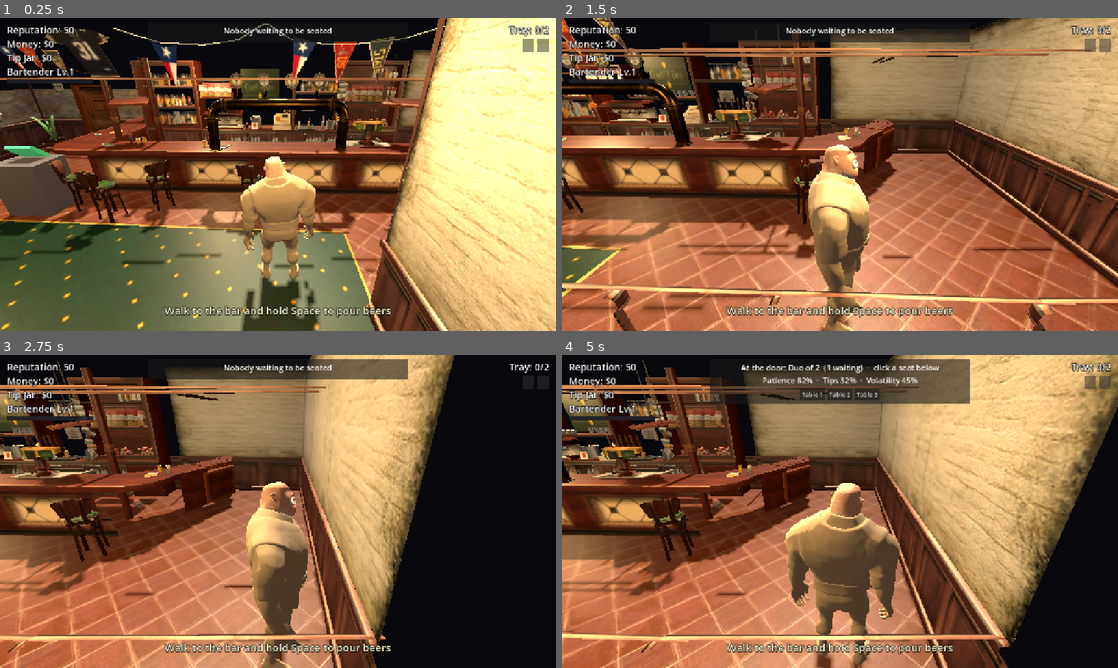
Above: before the commit, frames 1-4 (two rows, left to right).
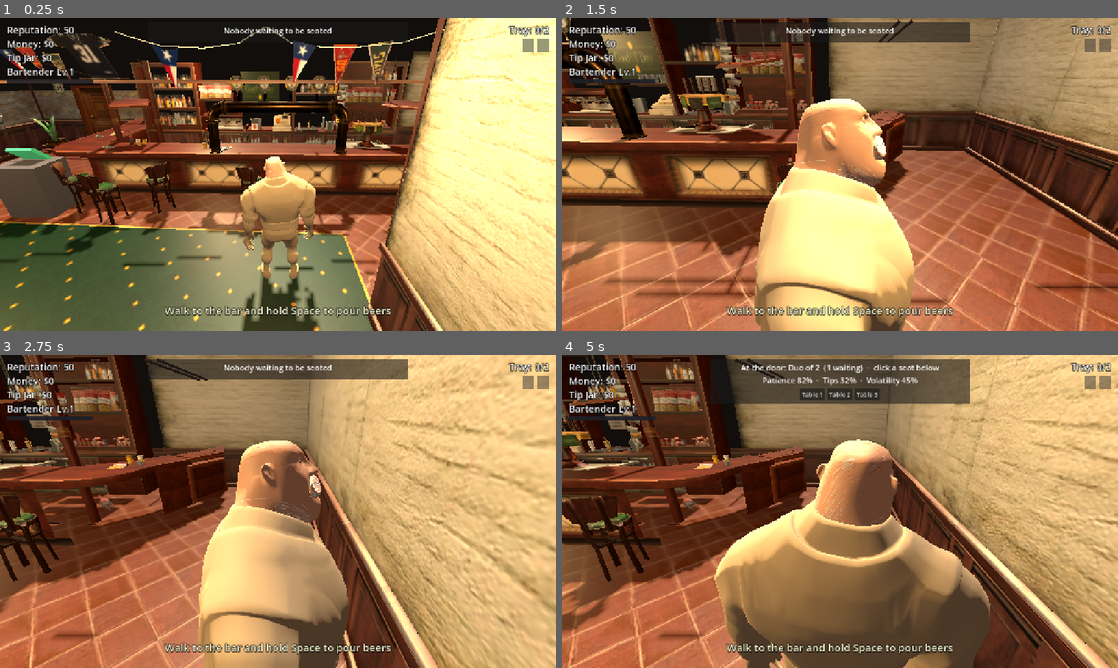
Above: after the commit, the same moments.

Repository: derrxb/puzzles
Game: Godot game, scene res://scenes/Main.tscn
Two runs of this game, one before a commit and one after it. Both use one fixed random seed, a clock stepped at 60 frames per second and the inputs below.
Inputs (mouse positions are in pixels of both pictures, inside the frame that each line leads up to):
- Up to frame 1 (0.25 s): no input
- Up to frame 2 (1.5 s): tap Enter at 0.5 s; move the mouse to (962, 158) at 0.52 s; hold D (move_right) 0.53-1.25 s; tap Q (dump) at 0.6 s; click (962, 158) at 0.67 s; drag from (728, 190) to (812, 237) at 1.27 s
- Up to frame 3 (2.75 s): move the mouse to (333, 442) at 2.02 s; hold D (move_right) from 2.03 s (still down); hold Space (pour) from 2.03 s (still down); click (333, 442) at 2.17 s
- Up to frame 4 (5 s): release D (move_right) at 2.75 s; release Space (pour) at 2.75 s; drag from (812, 574) to (673, 464) at 2.77 s; tap A (move_left) at 3.5 s; move the mouse to (1006, 558) at 3.52 s; hold A (move_left) 3.53-4.25 s; tap Backspace at 3.6 s; click (1006, 558) at 3.67 s; drag from (673, 464) to (756, 433) at 4.27 s

The runs differ from the first frame. In frame 1, 22% of the frame differs, in the area x 0-100%, y 0-100%; in frame 2, 61%; in frame 3, 71%; in frame 4, 67%.

Commit message:
rename to Puzzles; make the bar model solid + stop the camera clipping walls
Rename the game from "Bar Rush" to "Puzzles" (window/PWA title, README,
CREDITS). The repo and build folder keep their names.

Collisions: the imported "Old bar" model was decorative only, so you could
walk through the bar, shelves and back wall, and the follow-camera could slide
through those walls into the empty void behind them. bar_environment.gd now
builds a trimesh collider for every visible mesh (create_trimesh_collision),
so "solid to the eye" == "solid to the body and the camera". The flat invisible
floor at y=0 still carries the player, so the model's coincident floor collider
causes no jitter (verified: player rests at y~0.03 across the room, and is
blocked at the far wall instead of passing through).

Camera: with the walls solid the spring arm now retracts off the visible walls
(no more void-through-wall). Also clamp the upward pitch (0.4 -> 0.05) so you
can't tilt over the wall tops, cap zoom-out (6.0 -> 4.0), and warm the
background colour so the ceiling-less gap above the walls reads as dim depth
rather than a black hole.

Co-Authored-By: Claude Opus 4.8 <noreply@anthropic.com>

Diff:
--- a/bar-rush/project.godot
+++ b/bar-rush/project.godot
@@ -10,7 +10,7 @@
 
 [application]
 
-config/name="Bar Rush"
+config/name="Puzzles"
 run/main_scene="res://scenes/Main.tscn"
 config/features=PackedStringArray("4.7", "GL Compatibility")
 config/icon="res://icon.svg"
--- a/bar-rush/scenes/Main.tscn
+++ b/bar-rush/scenes/Main.tscn
@@ -10,7 +10,7 @@
 
 [sub_resource type="Environment" id="env"]
 background_mode = 1
-background_color = Color(0.03, 0.03, 0.05, 1)
+background_color = Color(0.07, 0.055, 0.045, 1)
 ambient_light_source = 2
 ambient_light_color = Color(0.5, 0.43, 0.38, 1)
 ambient_light_energy = 0.95
--- a/bar-rush/scripts/bar_environment.gd
+++ b/bar-rush/scripts/bar_environment.gd
@@ -1,18 +1,33 @@
 # bar_environment.gd
 #
 # Attached to the imported "Old bar" model (BarEnvironment in Main.tscn).
-# The game uses a top-down angled camera that looks INTO the room, so the
-# model's ceiling and overhead frame get in the way. This hides those meshes on
-# load (names are from the glTF: FrontSide_N), leaving the walls, bar, shelves
-# and furniture intact:
-#   FrontSide_4  - ceiling panel
-#   FrontSide_10 - overhead beam
-#   FrontSide_16 - overhead beam
-#   FrontSide_28 - the overhead frame (diagonal rafters + perimeter top rails)
-#   FrontSide_6/17/33/46/59/66 - overhead beam/rafter layers + perimeter railings
-#     that cross the view at low angles (all elevated: AABB bottom > 1.6, so none
-#     are floor-standing walls).
-# Add more names here if other overhead pieces ever intrude.
+#
+# Two jobs on load:
+#
+# 1. HIDE the overhead meshes. The game uses a top-down angled camera that looks
+#    INTO the room, so the model's ceiling and overhead frame get in the way.
+#    (names are from the glTF: FrontSide_N)
+#      FrontSide_4  - ceiling panel
+#      FrontSide_10 - overhead beam
+#      FrontSide_16 - overhead beam
+#      FrontSide_28 - the overhead frame (diagonal rafters + perimeter top rails)
+#      FrontSide_6/17/33/46/59/66 - overhead beam/rafter layers + perimeter railings
+#        that cross the view at low angles (all elevated: AABB bottom > 1.6, so none
+#        are floor-standing walls).
+#    Add more names here if other overhead pieces ever intrude.
+#
+# 2. GIVE the model collision. Until now the model was purely decorative -- the
+#    only physics came from a few hand-placed invisible boxes (the room perimeter,
+#    the counter, the tables), so you could walk straight THROUGH the visible bar,
+#    shelves and back wall, and the follow-camera could slide through those same
+#    walls and show the empty void behind them. We fix both at once by building a
+#    collider that matches the model's actual geometry: for every visible mesh we
+#    call create_trimesh_collision(), which adds a StaticBody3D whose shape is the
+#    mesh's own triangles. Now "solid to the eye" == "solid to the body and the
+#    camera". The hidden overhead pieces are skipped (you can't see them, so they
+#    shouldn't block you). The model's own floor DOES get a collider, but the flat
+#    invisible floor at y=0 from main.gd is what actually carries the player, so
+#    the two just sit coincident -- no jitter.
 extends Node3D
 
 const HIDDEN_MESHES: Array[String] = [
@@ -23,7 +38,24 @@
 
 
 func _ready() -> void:
+	var hidden := {}
 	for mesh_name in HIDDEN_MESHES:
+		hidden[mesh_name] = true
 		var node := find_child(mesh_name, true, false)
 		if node:
 			node.visible = false
+
+	_add_collision(self, hidden)
+
+
+# Walk the model tree and give every VISIBLE mesh a trimesh collider that matches
+# its triangles exactly. Skipping the hidden overhead meshes keeps the player from
+# being blocked by things they can't see.
+func _add_collision(node: Node, hidden: Dictionary) -> void:
+	for child in node.get_children():
+		if child is MeshInstance3D and child.mesh != null and not hidden.has(child.name):
+			# create_trimesh_collision() adds a StaticBody3D child using the mesh's
+			# own faces, on collision layer 1 -- the layer the player body collides
+			# with and the follow-camera's spring arm retracts from.
+			child.create_trimesh_collision()
+		_add_collision(child, hidden)
--- a/bar-rush/scripts/player.gd
+++ b/bar-rush/scripts/player.gd
@@ -207,14 +207,14 @@
 		if event.button_index == MOUSE_BUTTON_RIGHT:
 			Input.set_mouse_mode(Input.MOUSE_MODE_CAPTURED if event.pressed else Input.MOUSE_MODE_VISIBLE)
 		elif event.button_index == MOUSE_BUTTON_WHEEL_UP:
-			third_person_distance = clampf(third_person_distance - 0.4, 1.2, 6.0)
+			third_person_distance = clampf(third_person_distance - 0.4, 1.2, 4.0)
 			_spring.spring_length = third_person_distance
 		elif event.button_index == MOUSE_BUTTON_WHEEL_DOWN:
-			third_person_distance = clampf(third_person_distance + 0.4, 1.2, 6.0)
+			third_person_distance = clampf(third_person_distance + 0.4, 1.2, 4.0)
 			_spring.spring_length = third_person_distance
 	elif event is InputEventMouseMotion and Input.get_mouse_mode() == Input.MOUSE_MODE_CAPTURED:
 		rotate_y(-event.relative.x * mouse_sensitivity)
-		_pitch = clampf(_pitch - event.relative.y * mouse_sensitivity, -1.3, 0.4)
+		_pitch = clampf(_pitch - event.relative.y * mouse_sensitivity, -1.3, 0.05)
 		_head.rotation.x = _pitch
 	# --- TOUCH (phone): one-finger drag orbits, two-finger pinch zooms. Only touches on
 	# empty background reach here -- the joystick/buttons/seat Controls consume theirs. ---
@@ -234,13 +234,13 @@
 			var dx := clampf(-sd.relative.x * touch_look_sensitivity, -0.09, 0.09)
 			var dy := clampf(-sd.relative.y * touch_look_sensitivity, -0.09, 0.09)
 			rotate_y(dx)
-			_pitch = clampf(_pitch + dy, -1.3, 0.4)
+			_pitch = clampf(_pitch + dy, -1.3, 0.05)
 			_head.rotation.x = _pitch
 		elif _cam_touches.size() == 2:
 			var ks := _cam_touches.keys()
 			var cur: float = _cam_touches[ks[0]].distance_to(_cam_touches[ks[1]])
 			if _prev_pinch > 0.0:
-				third_person_distance = clampf(third_person_distance - (cur - _prev_pinch) * 0.012, 1.2, 6.0)
+				third_person_distance = clampf(third_person_distance - (cur - _prev_pinch) * 0.012, 1.2, 4.0)
 				_spring.spring_length = third_person_distance
 			_prev_pinch = cur
 
@@ -408,7 +408,7 @@
 	if yaw_in != 0.0:
 		rotate_y(-yaw_in * camera_turn_speed * delta)
 	if pitch_in != 0.0:
-		_pitch = clampf(_pitch + pitch_in * camera_turn_speed * delta, -1.3, 0.4)
+		_pitch = clampf(_pitch + pitch_in * camera_turn_speed * delta, -1.3, 0.05)
 		_head.rotation.x = _pitch
 
 
Not shown, changed: bar-rush/export_presets.cfg
Not shown, changed: bar-rush/CREDITS.md
Not shown, changed: docs/index.pck
